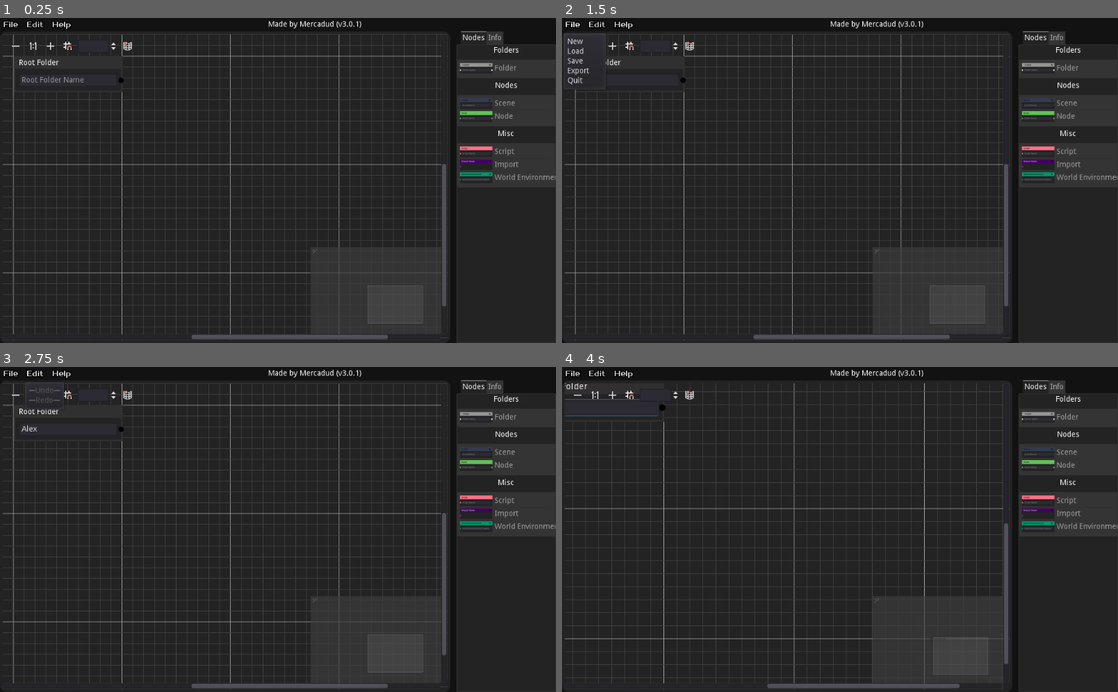
Above: before the commit, frames 1-4 (two rows, left to right).
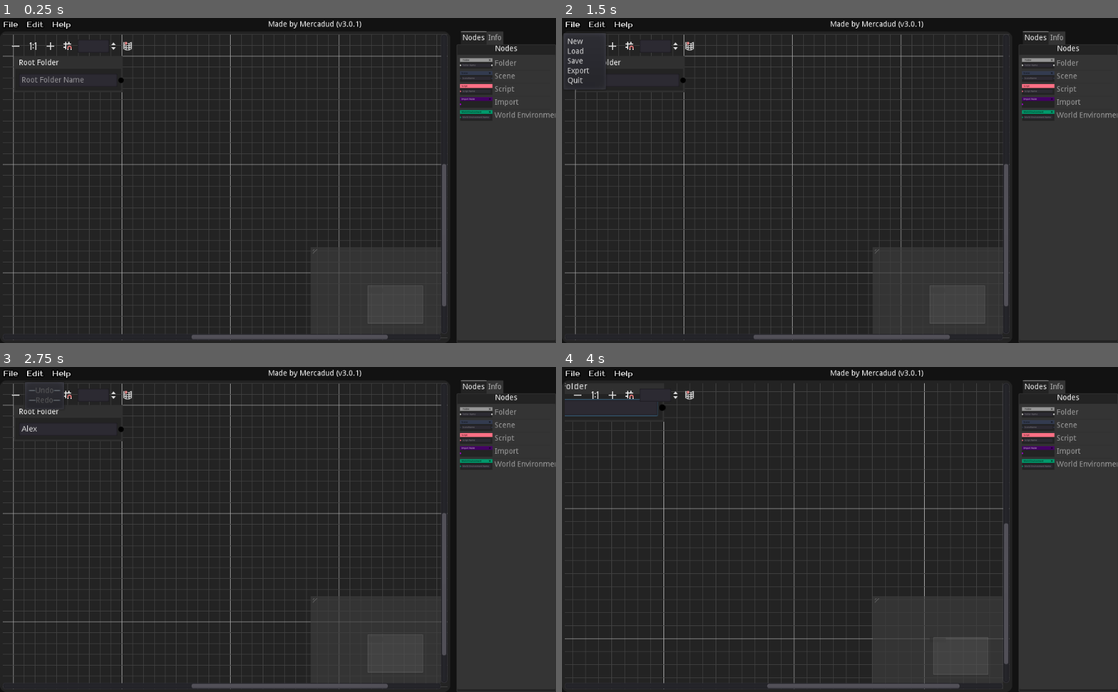
Above: after the commit, the same moments.

Repository: Mercadud/Godot-Project-Planner-Exporter
Game: Godot game, scene res://Scenes/Pages/Main Page.tscn
The game is run twice, just before and just after one commit, with the same random seed, the same clock (stepped at 60 frames per second) and the same inputs.
Inputs (mouse positions are in pixels of both pictures, inside the frame that each line leads up to):
- Up to frame 1 (0.25 s): no input
- Up to frame 2 (1.5 s): click (628, 79) at 0.52 s; type "Alex" at 0.6 s; click "File" at 1.25 s
- Up to frame 3 (2.75 s): click "Edit" at 2 s
- Up to frame 4 (4 s): click (578, 396) at 2.75 s; click (612, 396) at 3.5 s

The runs differ from the first frame. In frame 1, 1.3% of the frame differs, in the area x 82-100%, y 8-50%; in frame 2, 1.3%; in frame 3, 1.3%; in frame 4, 1.3%.
Error in both runs: Invalid get index 'info' (on base: 'Nil'). (res://Script/Tree/editor/RootFolder.gd:16)

Commit message:
simplified menu

Diff:
--- a/Scenes/Pages/Main Page.tscn
+++ b/Scenes/Pages/Main Page.tscn
@@ -10,7 +10,6 @@
 [ext_resource path="res://Assets/Nodes/Scene.png" type="Texture" id=8]
 [ext_resource path="res://Themes/main/itemLists.tres" type="StyleBox" id=9]
 [ext_resource path="res://Assets/Nodes/Script.png" type="Texture" id=10]
-[ext_resource path="res://Assets/Nodes/Node.png" type="Texture" id=11]
 [ext_resource path="res://Script/Tree/editor/Folder.gd" type="Script" id=12]
 [ext_resource path="res://Script/Tree/editor/Scene.gd" type="Script" id=13]
 [ext_resource path="res://Script/menus.gd" type="Script" id=14]
@@ -78,13 +77,6 @@
 corner_radius_bottom_right = 2
 corner_radius_bottom_left = 2
 
-[sub_resource type="StyleBoxFlat" id=7]
-content_margin_top = 3.0
-content_margin_bottom = 10.0
-bg_color = Color( 0.137255, 0.137255, 0.137255, 1 )
-corner_detail = 20
-anti_aliasing_size = 5
-
 [sub_resource type="StyleBoxFlat" id=8]
 bg_color = Color( 0.137255, 0.137255, 0.137255, 1 )
 border_width_top = 20
@@ -232,74 +224,28 @@
 margin_right = -1.0
 margin_bottom = -1.0
 
-[node name="Folders" type="VSplitContainer" parent="Mount/MainWindow/Editor/Select/Nodes"]
-margin_right = 200.0
-margin_bottom = 61.0
-dragger_visibility = 2
-
-[node name="Folders" type="Label" parent="Mount/MainWindow/Editor/Select/Nodes/Folders"]
-margin_right = 200.0
-margin_bottom = 27.0
-custom_styles/normal = SubResource( 7 )
-text = "Folders"
+[node name="Title" type="Label" parent="Mount/MainWindow/Editor/Select/Nodes"]
+margin_right = 200.0
+margin_bottom = 14.0
+text = "Nodes"
 align = 1
-valign = 1
-
-[node name="ItemList" type="ItemList" parent="Mount/MainWindow/Editor/Select/Nodes/Folders"]
-margin_top = 27.0
-margin_right = 200.0
-margin_bottom = 61.0
+
+[node name="ItemList" type="ItemList" parent="Mount/MainWindow/Editor/Select/Nodes"]
+margin_top = 18.0
+margin_right = 200.0
+margin_bottom = 545.0
+size_flags_vertical = 3
 custom_styles/bg = ExtResource( 9 )
-items = [ "Folder", ExtResource( 5 ), false ]
+items = [ "Folder", ExtResource( 5 ), false, "Scene", ExtResource( 8 ), false, "Script", ExtResource( 10 ), false, "Import", ExtResource( 17 ), false, "World Environment", ExtResource( 21 ), false ]
 auto_height = true
 same_column_width = true
 script = ExtResource( 18 )
 
-[node name="Nodes" type="VSplitContainer" parent="Mount/MainWindow/Editor/Select/Nodes"]
-margin_top = 65.0
-margin_right = 200.0
-margin_bottom = 150.0
-dragger_visibility = 2
-
-[node name="Nodes" type="Label" parent="Mount/MainWindow/Editor/Select/Nodes/Nodes"]
-margin_right = 200.0
-margin_bottom = 27.0
-custom_styles/normal = SubResource( 7 )
-text = "Nodes"
-align = 1
-valign = 1
-
-[node name="ItemList" type="ItemList" parent="Mount/MainWindow/Editor/Select/Nodes/Nodes"]
-margin_top = 27.0
-margin_right = 200.0
-margin_bottom = 85.0
-custom_styles/bg = ExtResource( 9 )
-items = [ "Scene", ExtResource( 8 ), false, "Node", ExtResource( 11 ), false ]
-auto_height = true
-script = ExtResource( 18 )
-
-[node name="Misc" type="VSplitContainer" parent="Mount/MainWindow/Editor/Select/Nodes"]
-margin_top = 154.0
-margin_right = 200.0
-margin_bottom = 263.0
-dragger_visibility = 2
-
-[node name="Label" type="Label" parent="Mount/MainWindow/Editor/Select/Nodes/Misc"]
-margin_right = 200.0
-margin_bottom = 27.0
-custom_styles/normal = SubResource( 7 )
-text = "Misc"
-align = 1
-valign = 1
-
-[node name="ItemList" type="ItemList" parent="Mount/MainWindow/Editor/Select/Nodes/Misc"]
-margin_top = 27.0
-margin_right = 200.0
-margin_bottom = 109.0
-custom_styles/bg = ExtResource( 9 )
-items = [ "Script", ExtResource( 10 ), false, "Import", ExtResource( 17 ), false, "World Environment", ExtResource( 21 ), false ]
-auto_height = true
-script = ExtResource( 18 )
+[node name="ColorRect" type="ColorRect" parent="Mount/MainWindow/Editor/Select/Nodes"]
+margin_top = 549.0
+margin_right = 200.0
+margin_bottom = 549.0
+color = Color( 0.203922, 0.203922, 0.203922, 1 )
 
 [node name="Info" type="VBoxContainer" parent="Mount/MainWindow/Editor/Select"]
 visible = false
@@ -751,9 +697,7 @@
 [connection signal="delete_nodes_request" from="Mount/MainWindow/Editor/Graph/GraphEdit" to="Mount/MainWindow/Editor/Graph/GraphEdit" method="_on_GraphEdit_delete_nodes_request"]
 [connection signal="disconnection_request" from="Mount/MainWindow/Editor/Graph/GraphEdit" to="Mount/MainWindow/Editor/Graph/GraphEdit" method="_on_GraphEdit_disconnection_request"]
 [connection signal="node_selected" from="Mount/MainWindow/Editor/Graph/GraphEdit" to="Mount/MainWindow/Editor/Select/Info" method="_on_GraphEdit_node_selected"]
-[connection signal="item_activated" from="Mount/MainWindow/Editor/Select/Nodes/Folders/ItemList" to="Mount/MainWindow/Editor/Graph/GraphEdit" method="_on_Folder_item_activated"]
-[connection signal="item_activated" from="Mount/MainWindow/Editor/Select/Nodes/Nodes/ItemList" to="Mount/MainWindow/Editor/Graph/GraphEdit" method="_on_Nodes_item_activated"]
-[connection signal="item_activated" from="Mount/MainWindow/Editor/Select/Nodes/Misc/ItemList" to="Mount/MainWindow/Editor/Graph/GraphEdit" method="_on_Misc_item_activated"]
+[connection signal="item_activated" from="Mount/MainWindow/Editor/Select/Nodes/ItemList" to="Mount/MainWindow/Editor/Graph/GraphEdit" method="_on_ItemList_item_activated"]
 [connection signal="text_changed" from="Mount/MainWindow/Editor/Select/Info/RootFolder/FolderName/LineEdit" to="Mount/MainWindow/Editor/Select/Info/RootFolder" method="_on_LineEdit_text_changed"]
 [connection signal="text_changed" from="Mount/MainWindow/Editor/Select/Info/RootFolder/ProjectName/LineEdit" to="Mount/MainWindow/Editor/Select/Info/RootFolder" method="_on_Project_Name_text_changed"]
 [connection signal="value_changed" from="Mount/MainWindow/Editor/Select/Info/RootFolder/WindowHeight/SpinBox" to="Mount/MainWindow/Editor/Select/Info/RootFolder" method="_on_Window_Height_value_changed"]
--- a/Script/Tree/editor/GraphEdit.gd
+++ b/Script/Tree/editor/GraphEdit.gd
@@ -43,22 +43,14 @@
 func _on_GraphEdit_delete_nodes_request():
 	nodeCount -= 1
 
-func _on_Folder_item_activated(_index):
-	spawnNode("Folder")
-
-func _on_Nodes_item_activated(index):
-	if index == 0:
-		spawnNode("Scene")
-	if index == 1:
-		spawnNode("Node")
-
-func _on_Misc_item_activated(index):
-	if index == 0:
-		spawnNode("Script")
-	if index == 1:
-		spawnNode("Import")
-	if index == 2:
-		spawnNode("WorldEnvironment")
+#probably the cleanest looking thing I've done
+func _on_ItemList_item_activated(index):
+	match index:
+		0: spawnNode("Folder")
+		1: spawnNode("Scene")
+		2: spawnNode("Script")
+		3: spawnNode("Import")
+		4: spawnNode("WorldEnvironment")
 
 func _on_GraphEdit_connection_request(from, from_slot, to, to_slot):
 	updateConnectionList()
Not shown: 1 places in Scenes/Pages/Main Page.tscn that only renumber resources
